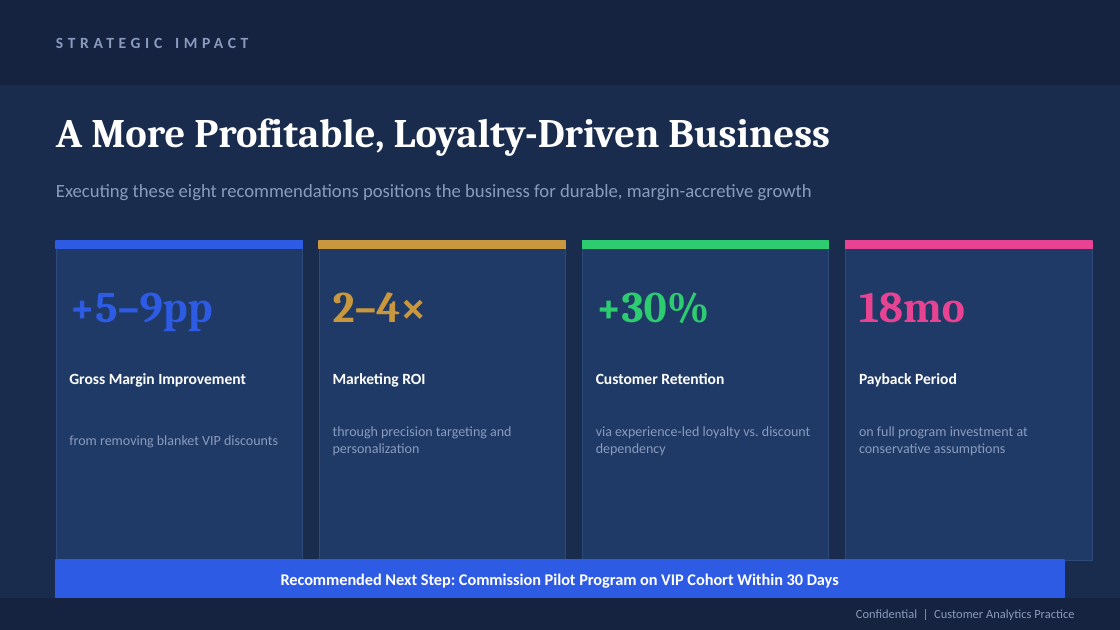
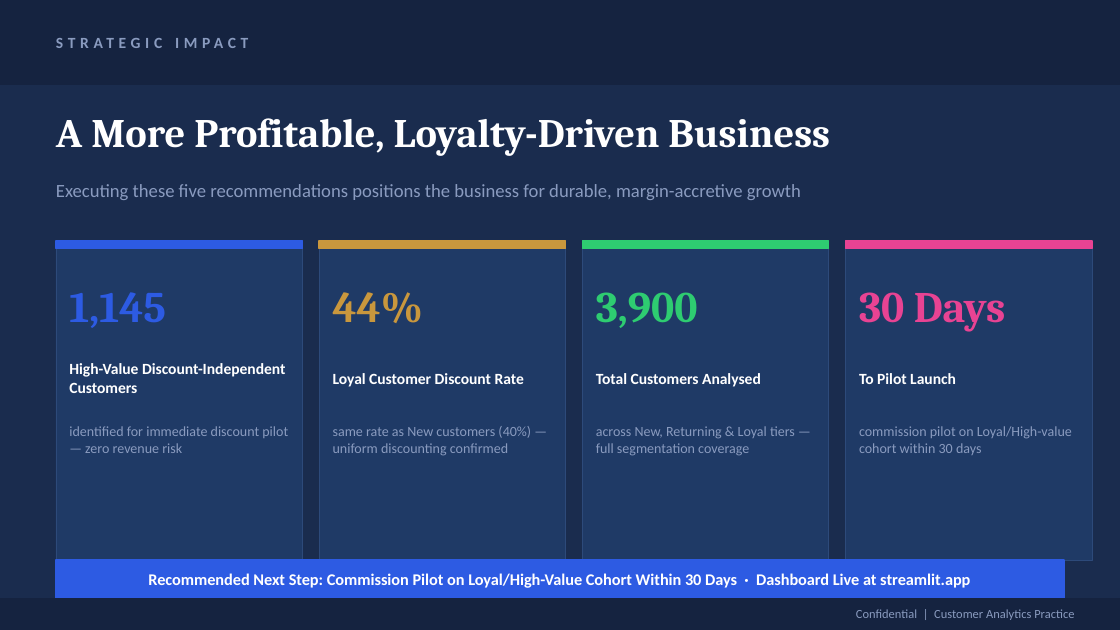
Before and after one commit to muthii-10/discount-targeting-analysis, a slide deck: slide 9 of customer_segmentation_mckinsey.pptx. Drawn at 1120x630 pixels with LibreOffice and Linux fonts; fonts in the diff are those of the drawing. Boxes give left, top, right and bottom in pixels: in the first picture for what was removed or moved away, otherwise in the second. Text is boxed around its words. In the diff, an @@ line names an element or a change of style, - is before the commit and + after.

Commit message:
docs: update PPTX and README to match dashboard insights and live deployment
customer_segmentation_mckinsey.pptx:
- Slide 4: renamed to 'Key Findings & Recommendations', all 3 columns updated
  with actual SQL findings (discount rates, segment counts, SQL query refs)
- Slide 5: all bullets rewritten with real data — 887 Loyal/High customers,
  segment counts per tier, precise discount rates from SQL queries 1 & 3
- Slide 6: Bronze/Silver/Gold → New/Returning/Loyal with actual customer counts
  (424/755/2,721) and avg values (42/02/68), perks grounded in project recs
- Slide 7: content updated with actual SQL query 4 & 7 findings — specific
  segment stats, 90-day pilot logic, second-wave candidate identification
- Slide 8: updated to match 5 project recommendations — value-based incentives,
  live Streamlit dashboard details, Pilot→Simulate→Scale next steps
- Slide 9: KPIs updated to actual data — 1,145 discount-independent customers,
  44% loyal discount rate, 3,900 total customers, 30-day pilot launch target

README.md:
- Added live dashboard section with Streamlit badge and URL
- Listed all 5 dashboard KPIs and 8 interactive sections
- Expanded Key Insights with precise data points from SQL analysis
- Replaced generic recommendations with 5 named, data-grounded recommendations
  matching PPTX slides 5-8 and dashboard insight callouts exactly
- Updated Next Steps to reflect pilot, simulation, and dashboard extension
- Updated Tools & Technologies to include Streamlit, fix Notebooks typo

```diff
--- a/customer_segmentation_mckinsey.pptx
+++ b/customer_segmentation_mckinsey.pptx
@@ text at bbox=[56, 184, 801, 200]: text changed @@
-Executing these eight recommendations positions the business for durable, margin-accretive growth
+Executing these five recommendations positions the business for durable, margin-accretive growth
@@ text at bbox=[69, 292, 166, 328]: text changed @@
-+5–9pp
+1,145
@@ text at bbox=[333, 292, 424, 323]: text changed @@
-2–4×
+44%
@@ text at bbox=[596, 292, 698, 328]: text changed @@
-+30%
+3,900
@@ text at bbox=[859, 292, 1006, 332]: text changed @@
-18mo
+30 Days
@@ text at bbox=[69, 363, 285, 393]: text changed @@
-Gross Margin Improvement
+High-Value Discount-Independent Customers
@@ text at bbox=[333, 373, 524, 387]: text changed @@
-Marketing ROI
+Loyal Customer Discount Rate
@@ text at bbox=[596, 373, 761, 387]: text changed @@
-Customer Retention
+Total Customers Analysed
@@ text at bbox=[859, 373, 956, 384]: text changed @@
-Payback Period
+To Pilot Launch
@@ text at bbox=[69, 426, 288, 453]: text changed @@
-from removing blanket VIP discounts
+identified for immediate discount pilot — zero revenue risk
@@ text at bbox=[333, 426, 531, 455]: text changed @@
-through precision targeting and personalization
+same rate as New customers (40%) — uniform discounting confirmed
@@ text at bbox=[596, 426, 795, 455]: text changed @@
-via experience-led loyalty vs. discount dependency
+across New, Returning & Loyal tiers — full segmentation coverage
@@ text at bbox=[859, 426, 1072, 455]: text changed @@
-on full program investment at conservative assumptions
+commission pilot on Loyal/High-value cohort within 30 days
@@ text at bbox=[148, 573, 970, 588]: text changed @@
-Recommended Next Step: Commission Pilot Program on VIP Cohort Within 30 Days
+Recommended Next Step: Commission Pilot on Loyal/High-Value Cohort Within 30 Days · Dashboard Live at streamlit.app
```
Also in this commit, not shown: 4 other slides changed, 1 slide added, 1 slide removed, 1 other file.
